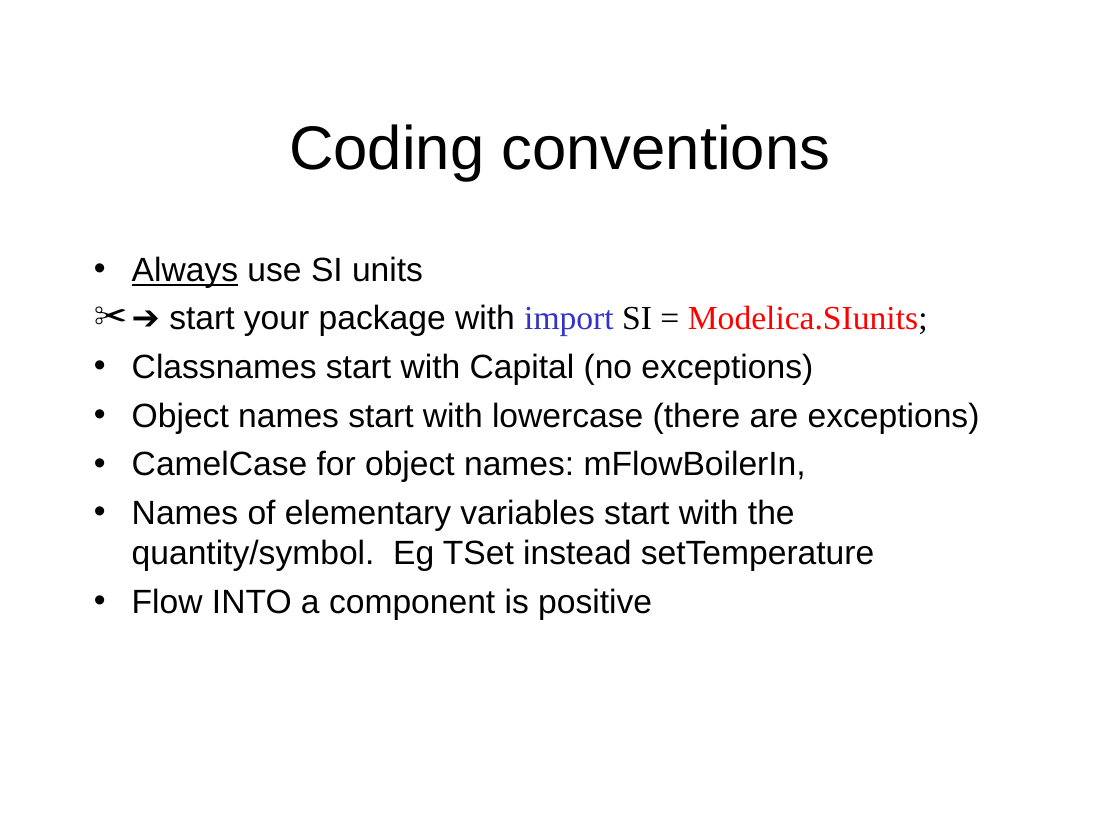
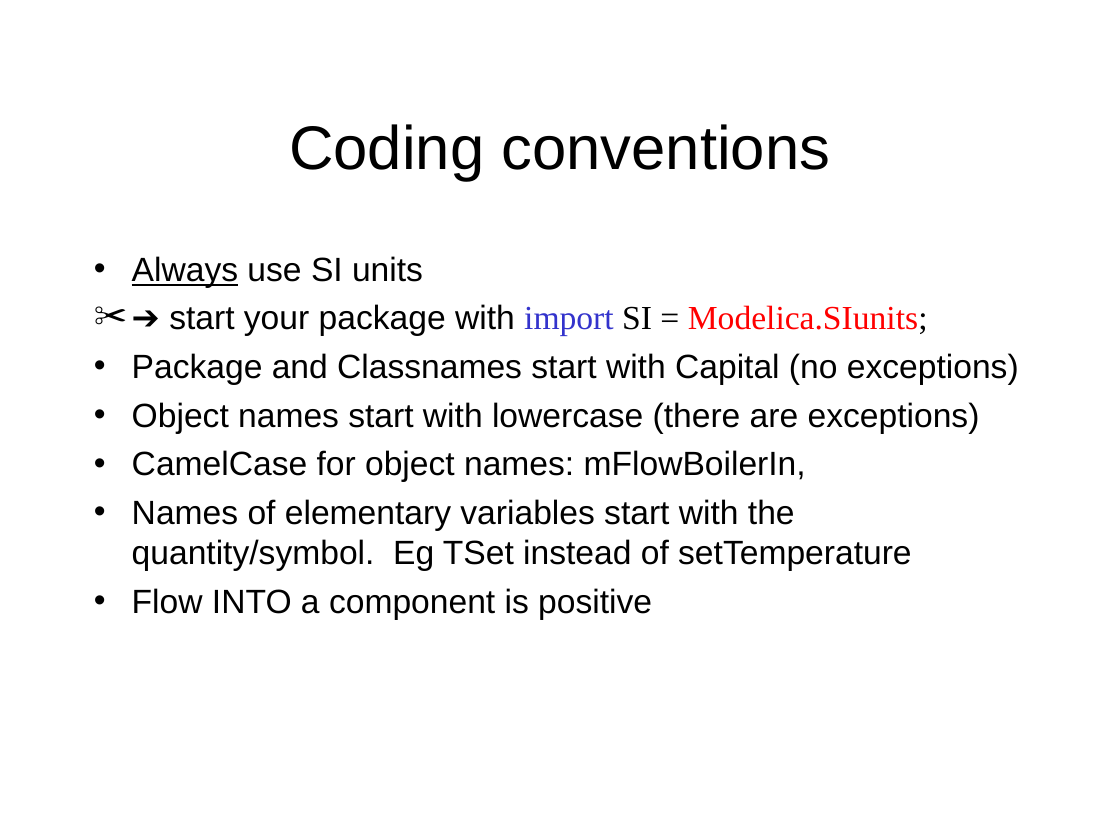
Before and after one commit to open-ideas/__CrashCourse__, a slide deck: slide 41 of Slides/CrashCourse_2012.ppt (slide 39 before the commit). Drawn at 1120x840 pixels with LibreOffice and Linux fonts; fonts in the diff are those of the drawing. Boxes give left, top, right and bottom in pixels: in the first picture for what was removed or moved away, otherwise in the second. Text is boxed around its words. In the diff, an @@ line names an element or a change of style, - is before the commit and + after.

```diff
--- a/Slides/CrashCourse_2012.ppt
+++ b/Slides/CrashCourse_2012.ppt
@@ text at box(132, 353, 1019, 385): text changed @@
-• Classnames start with Capital (no exceptions)
+• Package and Classnames start with Capital (no exceptions)
@@ text at box(132, 499, 912, 571): text changed @@
-• Names of elementary variables start with the quantity/symbol. Eg TSet instead setTemperature
+• Names of elementary variables start with the quantity/symbol. Eg TSet instead of setTemperature
```
Also in this commit, not shown: 5 other slides changed, 7 slides added, 1 slide removed, 2 other files.
